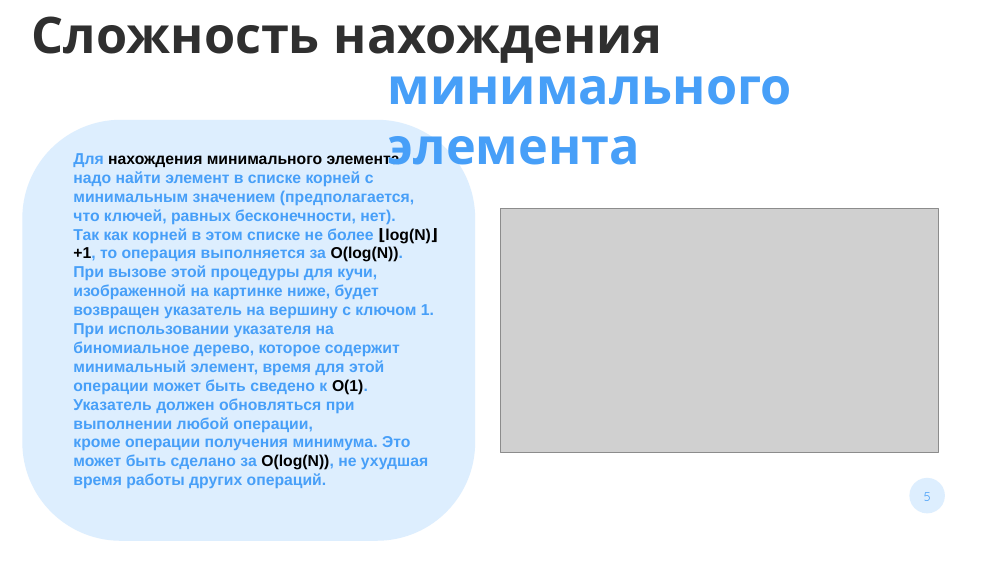
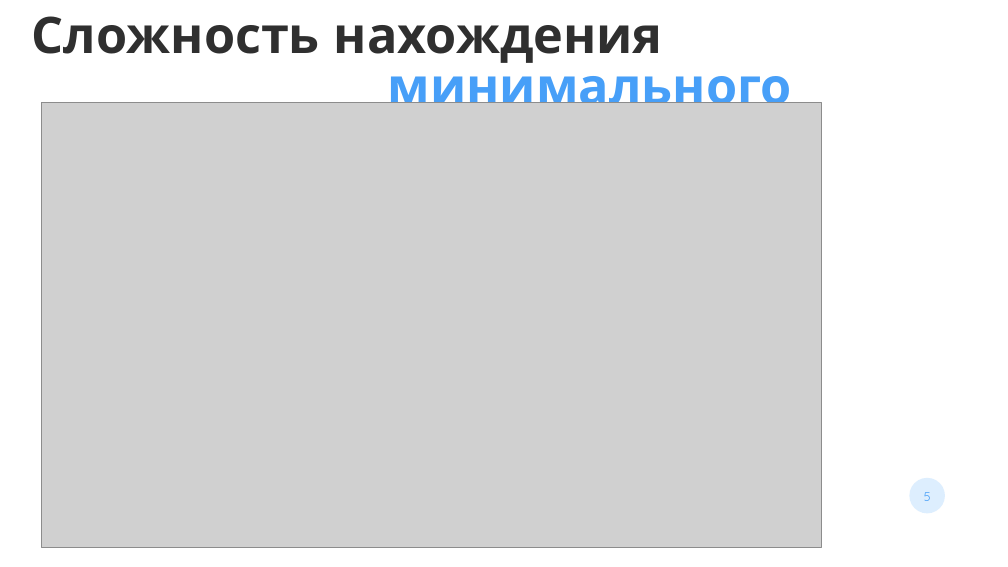
Before and after one commit to Archemalit/Semestr_work2, a slide deck: slide 5 of BinominalHeap.pptx. Drawn at 1008x567 pixels with LibreOffice and Linux fonts; fonts in the diff are those of the drawing; grey boxes stand for pictures. Boxes give left, top, right and bottom in pixels: in the first picture for what was removed or moved away, otherwise in the second. Text is boxed around its words. In the diff, an @@ line names an element or a change of style, - is before the commit and + after.

```diff
--- a/BinominalHeap.pptx
+++ b/BinominalHeap.pptx
@@ picture added at (42, 102, 821, 547) @@
@@ rounded rectangle removed at (22, 120, 475, 541) @@
@@ text removed at (73, 151, 438, 489) @@
-Для нахождения минимального элемента надо найти элемент в списке корней с минимальным значением (предполагается, что ключей, равных бесконечности, нет).
-Так как корней в этом списке не более ⌊log(N)⌋+1, то операция выполняется за O(log(N)).
-При вызове этой процедуры для кучи, изображенной на картинке ниже, будет возвращен указатель на вершину с ключом 1.
-При использовании указателя на биномиальное дерево, которое содержит минимальный элемент, время для этой операции может быть сведено к O(1). Указатель должен обновляться при выполнении любой операции, кроме операции получения минимума. Это может быть сделано за O(log(N)), не ухудшая время работы других операций.
@@ picture removed at (500, 208, 938, 452) @@
```
Also in this commit, not shown: 2 other slides changed, 3 other files.
